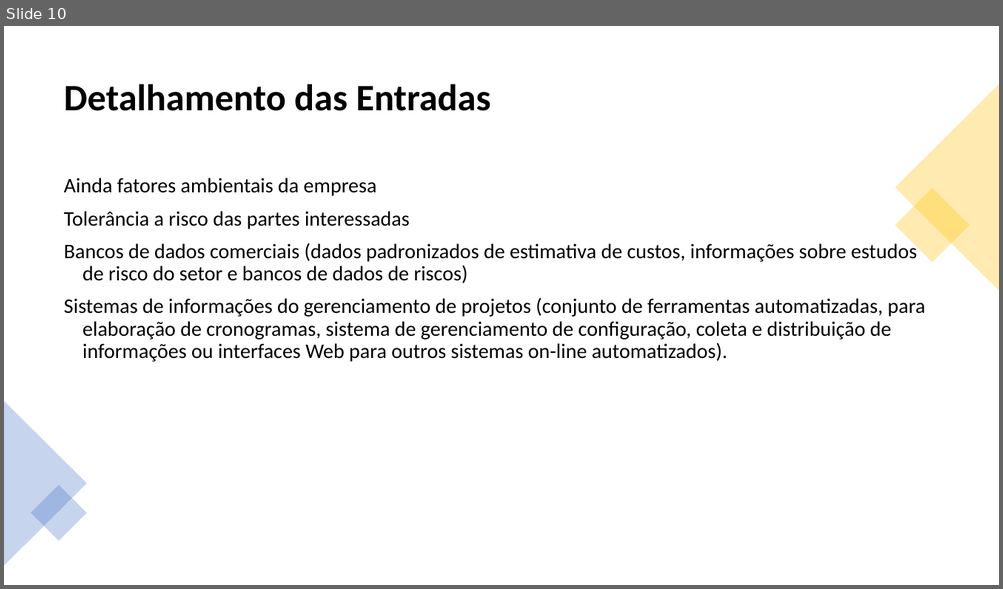
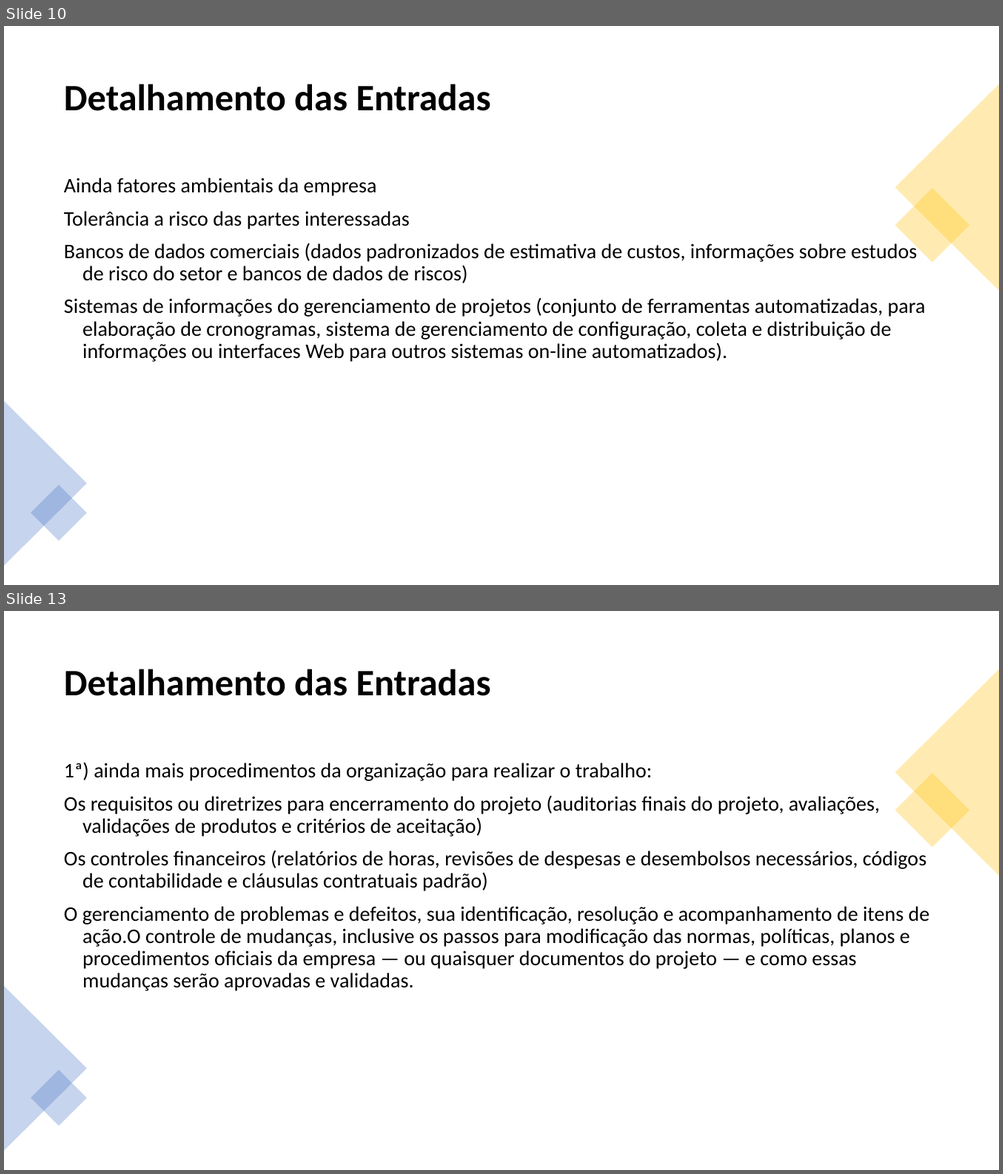
Before and after one commit to jharbes/ADMINISTRACAO-DE-REDES, a slide deck: RELATORIO PROVA P2/relatorio-pmbok-capitulo4-jharbes.pptx. Shown one above the other, each under a label of ours: slide 10 before the commit, slides 10 and 13 after it; the slides between them are not shown. The pictures are 1003x589 and 1003x1174 pixels, drawn with LibreOffice and Linux fonts; fonts in the diff are those of the drawing. Boxes give left, top, right and bottom in pixels: in the first picture for what was removed or moved away, otherwise in the second. Text is boxed around its words. In the diff, an @@ line names an element or a change of style, - is before the commit and + after.

```diff
--- a/RELATORIO PROVA P2/relatorio-pmbok-capitulo4-jharbes.pptx
+++ b/RELATORIO PROVA P2/relatorio-pmbok-capitulo4-jharbes.pptx
@@ slide 13 added at <box>4,611,999,1170</box>, background #FFFFFF @@
@@ title added at <box>64,669,491,696</box>, 36 pt, text #000000, bold @@
+Detalhamento das Entradas
@@ triangle added at <box>895,669,999,876</box>, fill #FFC000 at 30% opacity @@
@@ text added at <box>64,762,930,991</box>, 20 pt, text #000000 @@
+1ª) ainda mais procedimentos da organização para realizar o trabalho:
+Os requisitos ou diretrizes para encerramento do projeto (auditorias finais do projeto, avaliações, validações de produtos e critérios de aceitação)
+Os controles financeiros (relatórios de horas, revisões de despesas e desembolsos necessários, códigos de contabilidade e cláusulas contratuais padrão)
+O gerenciamento de problemas e defeitos, sua identificação, resolução e acompanhamento de itens de ação.O controle de mudanças, inclusive os passos para modificação das normas, políticas, planos e procedimentos oficiais da empresa — ou quaisquer documentos do projeto — e como essas mudanças serão aprovadas e validadas.
@@ rectangle added at <box>895,773,970,848</box>, fill #FFC000 at 30% opacity @@
@@ triangle added at <box>4,986,87,1151</box>, fill #4472C4 at 30% opacity @@
@@ rectangle added at <box>31,1070,87,1126</box>, fill #4472C4 at 30% opacity @@
```
Also in this commit, not shown: 2 other slides added.
